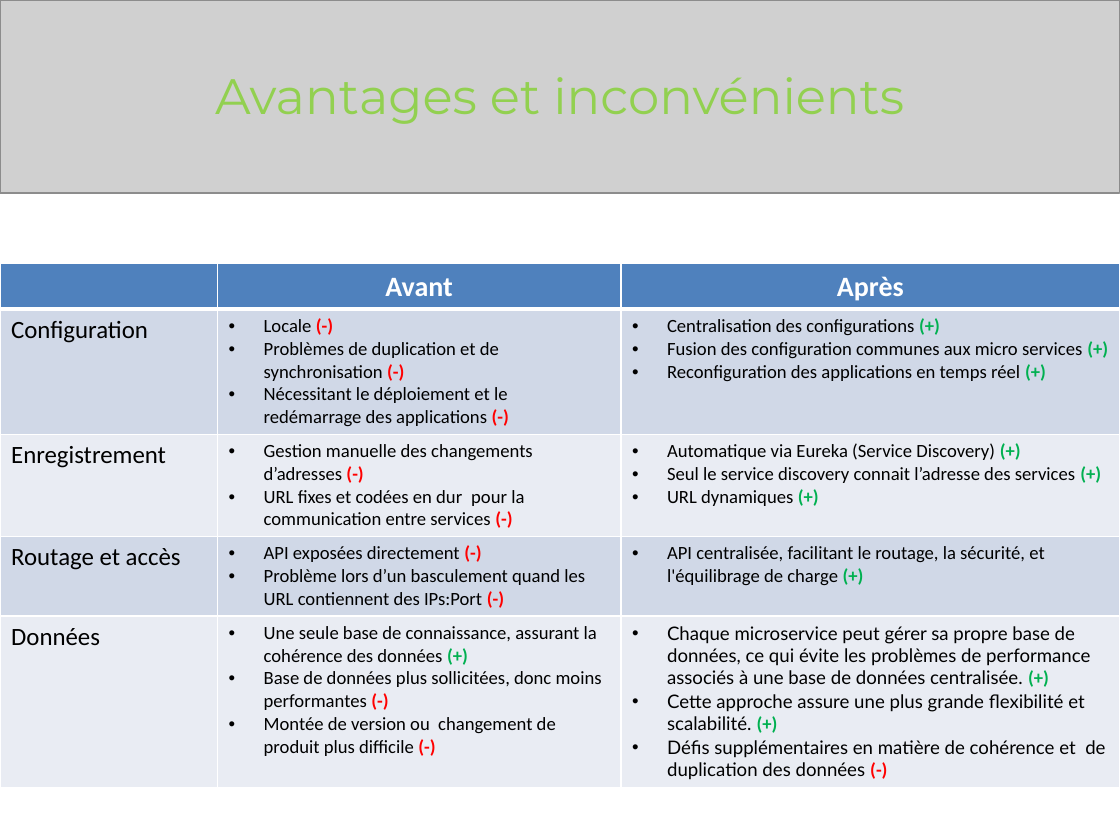
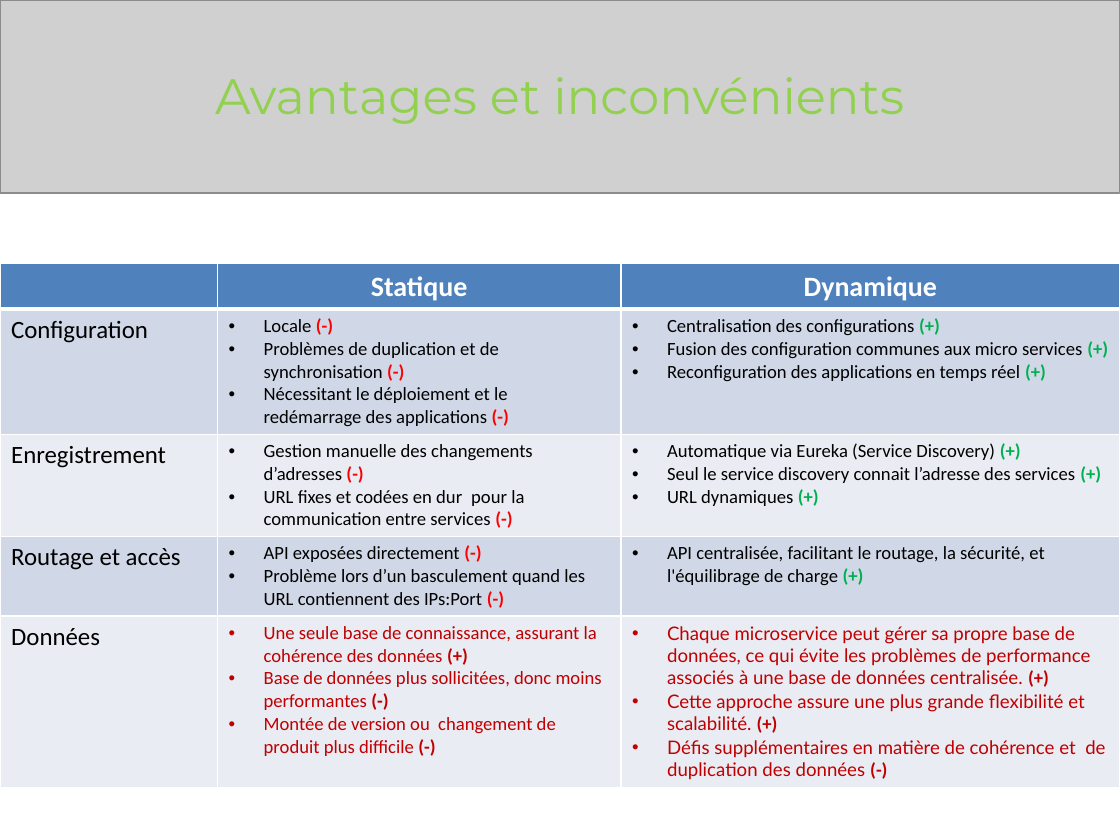
Before and after one commit to Elouaret/spring-cloud, a slide deck: slide 8 of Netflix_au_service_du_printemps.pptx. Drawn at 1120x840 pixels with LibreOffice and Linux fonts; fonts in the diff are those of the drawing; grey boxes stand for pictures. Boxes give left, top, right and bottom in pixels: in the first picture for what was removed or moved away, otherwise in the second. Text is boxed around its words. In the diff, an @@ line names an element or a change of style, - is before the commit and + after.

```diff
--- a/Netflix_au_service_du_printemps.pptx
+++ b/Netflix_au_service_du_printemps.pptx
@@ table at bbox=[0, 264, 1120, 784] @@
-row 1, column 2: Avant
+row 1, column 2: Statique
-row 1, column 3: Après
+row 1, column 3: Dynamique
@@ text colour #000000 to #C00000 in "Une seule base de connaissance, assurant la ...", "Base de données plus sollicitées, donc moins ...", "Montée de version ou changement de produit ...", "Chaque microservice peut gérer sa propre base ..." and 2 more places @@
@@ text colour #00B050 to #C00000 in "(+)", "(+)", "(+)" @@
@@ text colour #FF0000 to #C00000 in "(-)", "(-)", "(-)" @@
```
Also in this commit, not shown: 3 other slides changed, 16 other files.
